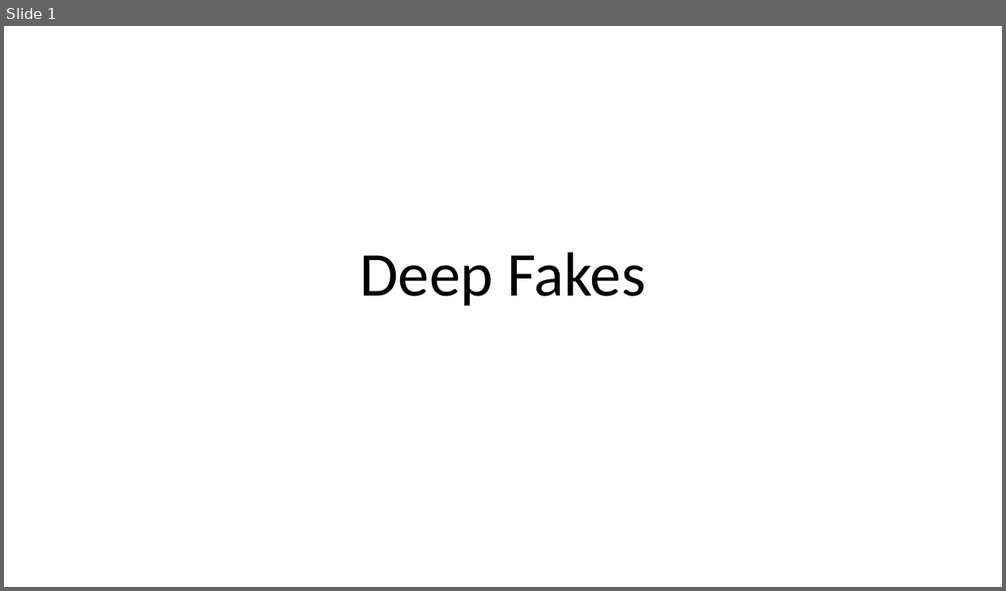
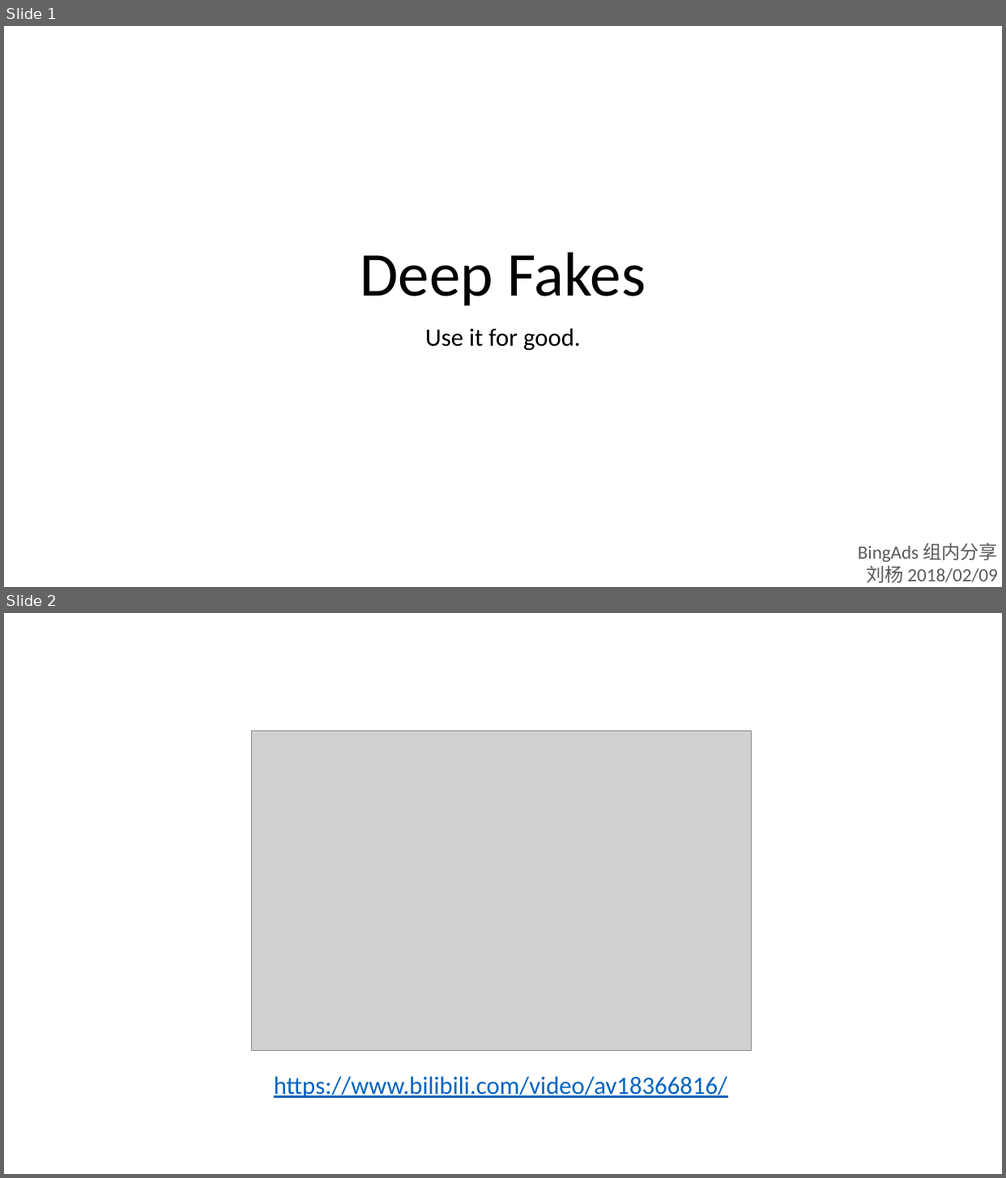
Before and after one commit to foamliu/Learning-DL, a slide deck: cv/DeepFakes.pptx. Shown one above the other, each under a label of ours: slide 1 before the commit, slides 1 and 2 after it. The pictures are 1006x591 and 1006x1178 pixels, drawn with LibreOffice and Linux fonts; fonts in the diff are those of the drawing; grey boxes stand for pictures. Boxes give left, top, right and bottom in pixels: in the first picture for what was removed or moved away, otherwise in the second. Text is boxed around its words. In the diff, an @@ line names an element or a change of style, - is before the commit and + after.

```diff
--- a/cv/DeepFakes.pptx
+++ b/cv/DeepFakes.pptx
@@ slide 2 added at <box>4,613,1002,1174</box>, background #FFFFFF @@
@@ picture added at <box>252,730,752,1051</box> @@
@@ text added at <box>274,1076,727,1098</box>, 24 pt, text #0563C1, underline @@
+https://www.bilibili.com/video/av18366816/
@@ slide 1 changed as well @@
@@ subtitle added at <box>425,328,581,351</box>, 24 pt, text #000000 @@
+Use it for good.
@@ text added at <box>858,543,998,583</box>, 18 pt, text #595959 @@
+BingAds 组内分享
+刘杨 2018/02/09
```
Also in this commit, not shown: 5 other slides added, 1 slide removed, 2 other files.
